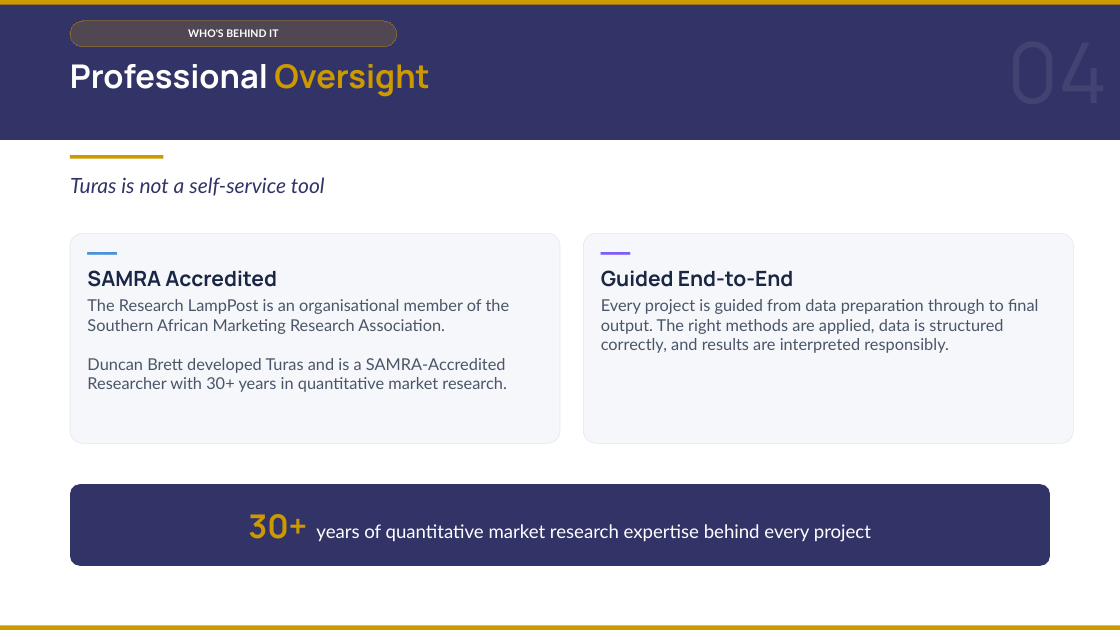
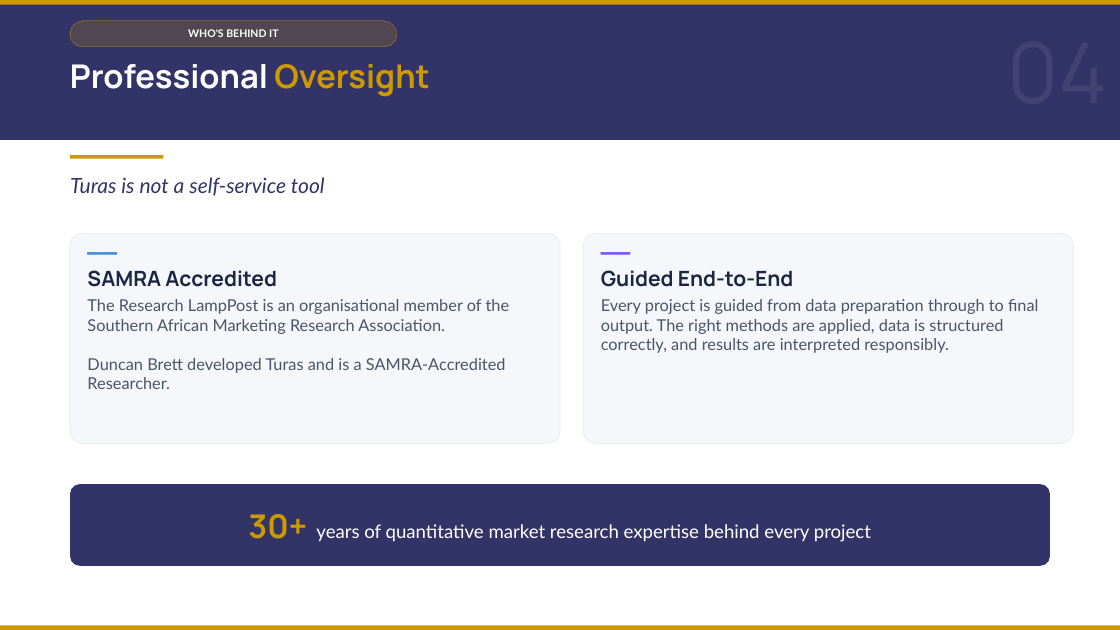
Before and after one commit to DuncanRBrett/Turas, a slide deck: slide 5 of docs/marketing/Introducing Turas to clients.pptx. Drawn at 1120x630 pixels with LibreOffice and Linux fonts; fonts in the diff are those of the drawing. Boxes give left, top, right and bottom in pixels: in the first picture for what was removed or moved away, otherwise in the second. Text is boxed around its words. In the diff, an @@ line names an element or a change of style, - is before the commit and + after.

Commit message:
update marketing

```diff
--- a/docs/marketing/Introducing Turas to clients.pptx
+++ b/docs/marketing/Introducing Turas to clients.pptx
@@ text at <box>87,358,506,389</box>: text changed @@
-Duncan Brett developed Turas and is a SAMRA-Accredited Researcher with 30+ years in quantitative market research.
+Duncan Brett developed Turas and is a SAMRA-Accredited Researcher.
```
Also in this commit, not shown: 3 other slides changed.
